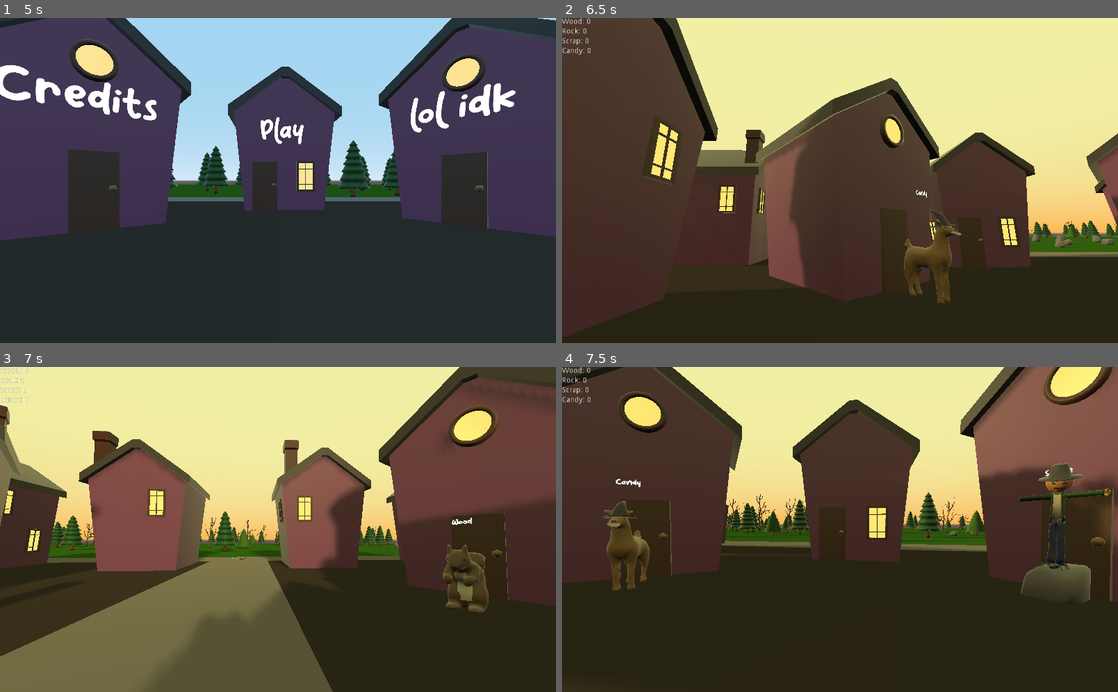
Above: before the commit, frames 1-4 (two rows, left to right).
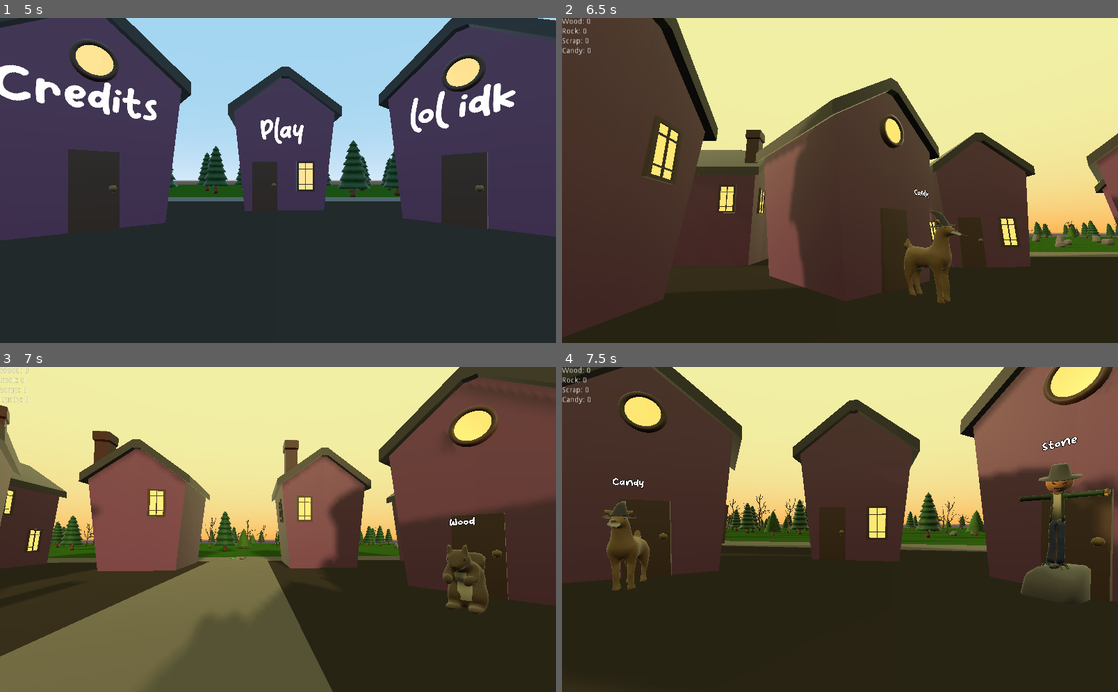
Above: after the commit, the same moments.

Repository: Xwilarg/BearJam
Game: Godot game, scene res://Scenes/MainMenu.tscn
Same seed, same stepped clock (60 frames per second), same inputs: the game is played once before the commit and once after it.
Inputs (mouse positions are in pixels of both pictures, inside the frame that each line leads up to):
- Up to frame 1 (5 s): tap Enter at 0.5, 2, 3.5 s; move the mouse to (400, 164) at 0.52 s; hold D (right) 0.53-1.28 s; tap K (Line_2) at 0.6, 2.85 s; click (400, 164) at 0.67 s; tap Space (action_spacebar) at 1.25, 4.25, 4.35 s; move the mouse to (166, 196) at 1.27 s; hold S (backward) 1.28-2.03 s; tap L (Line_3) at 1.35, 3.6 s; move the mouse to (333, 109) at 2.02 s; hold D (right) 2.03-2.78 s; hold Space (action_spacebar) 2.03-2.78 s; move the mouse to (250, 245) at 2.77 s; hold W (forward) 2.78-3.53 s; click (250, 245) at 2.92 s; move the mouse to (444, 229) at 3.52 s; hold A (left) from 3.53 s (still down); move the mouse to (111, 131) at 4.27 s
- Up to frame 2 (6.5 s): move the mouse to (867, 180) at 5.02 s; release A (left) at 5.03 s; hold S (backward) 5.03-5.78 s; tap K (Line_2) at 5.1 s; click (867, 180) at 5.17 s; move the mouse to (817, 174) at 5.77 s; hold D (right) from 5.78 s (still down); tap L (Line_3) at 5.85 s
- Up to frame 3 (7 s): move the mouse to (305, 529) at 6.52 s; release D (right) at 6.53 s; hold W (forward) from 6.53 s (still down); hold Space (action_spacebar) from 6.53 s (still down)
- Up to frame 4 (7.5 s): keep holding W (forward); move the mouse to (812, 529) at 7.27 s; release Space (action_spacebar) at 7.28 s; tap K (Line_2) at 7.35 s

Frame 1 is identical in both runs. In frame 2, less than 0.1% of the frame differs, in the area x 63-66%, y 52-56%; in frame 3, less than 0.1%; in frame 4, 0.2%, in the area x 9-93%, y 21-38%.

Commit message:
Improve text lisibility

Diff:
--- a/Scenes/MainMenu.tscn
+++ b/Scenes/MainMenu.tscn
@@ -28,6 +28,12 @@
 
 [sub_resource type="DynamicFont" id=11]
 size = 100
+font_data = ExtResource( 5 )
+
+[sub_resource type="DynamicFont" id=12]
+size = 30
+outline_size = 3
+outline_color = Color( 0, 0, 0, 1 )
 font_data = ExtResource( 5 )
 
 [node name="Spatial" type="Spatial"]
@@ -149,13 +155,14 @@
 transform = Transform( 1, 0, 0, 0, 1, 0, 0, 0, 1, -40.4631, 0.164504, -19.7409 )
 
 [node name="Credits" type="Control" parent="."]
-margin_right = 40.0
-margin_bottom = 40.0
+anchor_right = 1.0
+anchor_bottom = 1.0
 
 [node name="Text" type="Label" parent="Credits"]
 visible = false
 anchor_right = 1.0
 anchor_bottom = 1.0
+custom_fonts/font = SubResource( 12 )
 text = "Credits:
 
 3D Modelling:
--- a/Scenes/NPC.tscn
+++ b/Scenes/NPC.tscn
@@ -7,6 +7,9 @@
 radius = 7.63078
 
 [sub_resource type="DynamicFont" id=8]
+size = 100
+outline_size = 5
+outline_color = Color( 0, 0, 0, 1 )
 font_data = ExtResource( 2 )
 
 [node name="NPC" type="Spatial"]
@@ -19,6 +22,7 @@
 
 [node name="Label3D" type="Label3D" parent="."]
 transform = Transform( 1, 0, 0, 0, 1, 0, 0, 0, 1, 0, 1.93155, 0 )
+pixel_size = 0.002
 text = "Squeak squeak
 I need more wood to
 fortifiate the village"
--- a/Scenes/Scarecrow.tscn
+++ b/Scenes/Scarecrow.tscn
@@ -12,7 +12,7 @@
 [node name="Scarecrow" instance=ExtResource( 1 )]
 
 [node name="Label3D" parent="." index="1"]
-transform = Transform( 1, 0, 0, 0, 0.992381, -0.123203, 0, 0.123203, 0.992381, 0, 2.60275, 0 )
+transform = Transform( 1, 0, 0, 0, 0.992381, -0.123203, 0, 0.123203, 0.992381, 0, 3.18375, 0 )
 
 [node name="StaticBody" type="StaticBody" parent="." index="2"]
 
Not shown: 1 places in Scenes/MainMenu.tscn that only renumber resources
